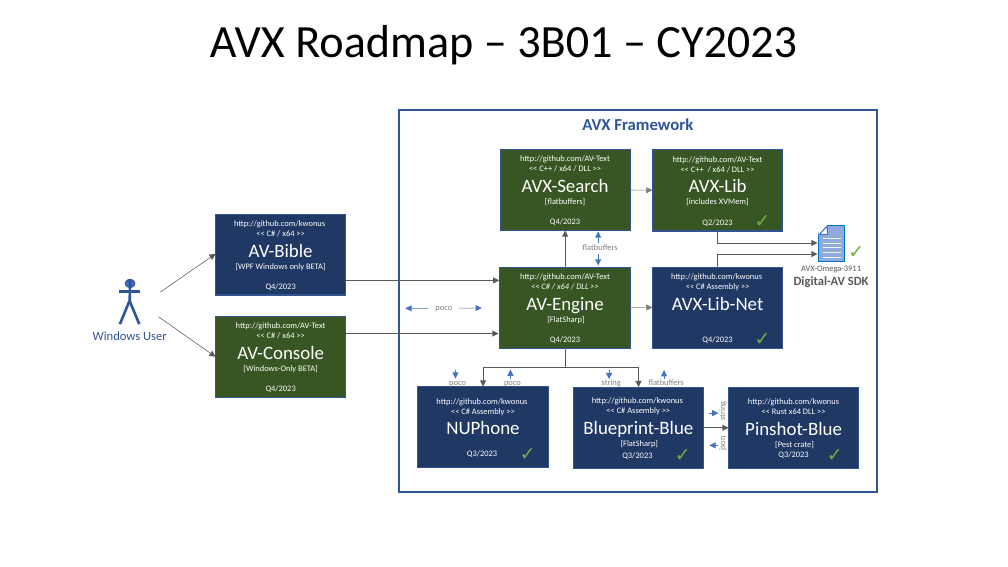
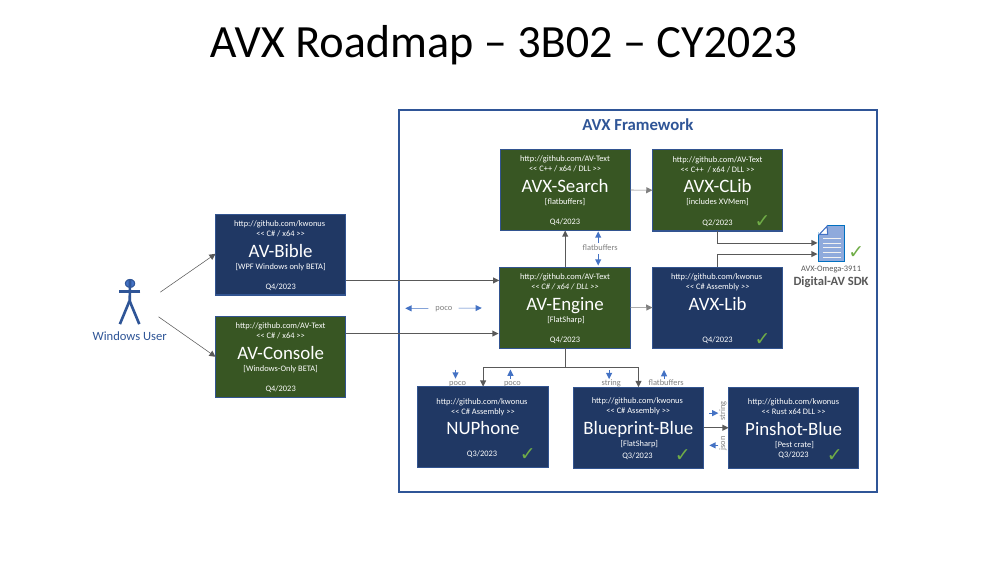
Before and after one commit to AV-Text/AVX, a slide deck: slide 3 of AVXSearch/AVX-Framework.pptx. Drawn at 1008x567 pixels with LibreOffice and Linux fonts; fonts in the diff are those of the drawing. Boxes give left, top, right and bottom in pixels: in the first picture for what was removed or moved away, otherwise in the second. Text is boxed around its words. In the diff, an @@ line names an element or a change of style, - is before the commit and + after.

```diff
--- a/AVXSearch/AVX-Framework.pptx
+++ b/AVXSearch/AVX-Framework.pptx
@@ title at [210, 25, 797, 65]: text changed @@
-AVX Roadmap – 3B01 – CY2023
+AVX Roadmap – 3B02 – CY2023
@@ text in rectangle at [684, 179, 752, 192]: text changed @@
-AVX-Lib
+AVX-CLib
@@ text in rectangle at [689, 297, 747, 310]: text changed @@
-AVX-Lib-Net
+AVX-Lib
```
Also in this commit, not shown: 3 other slides changed, 4 other files.
